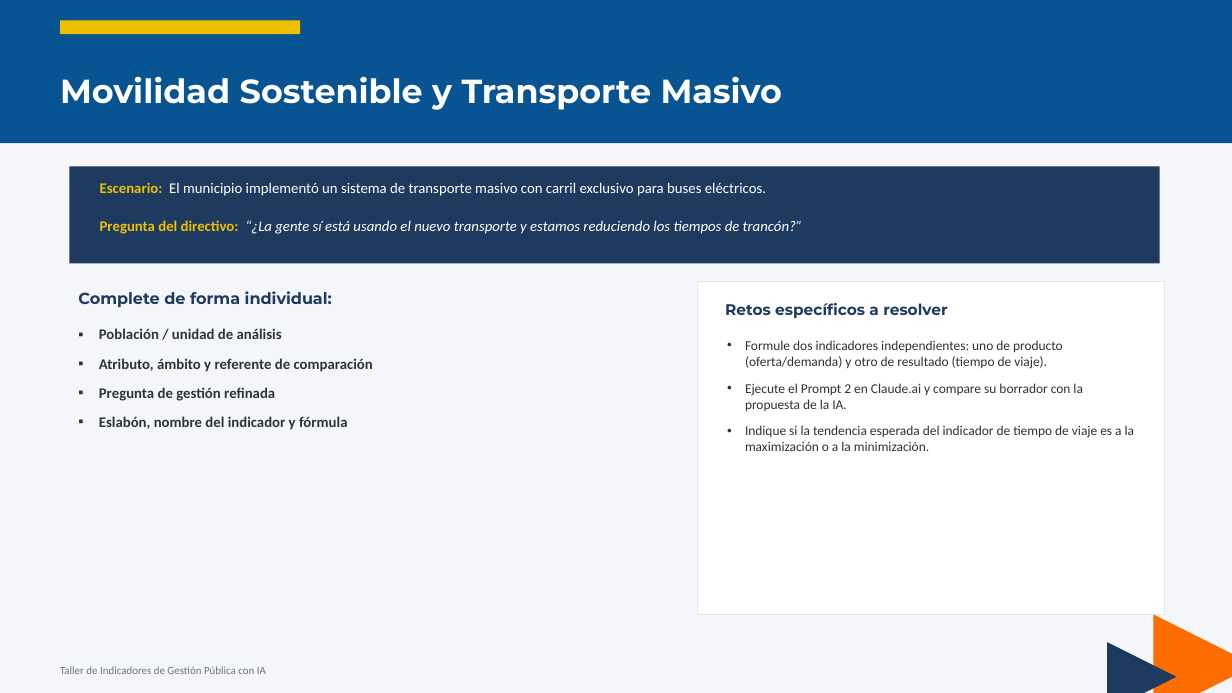
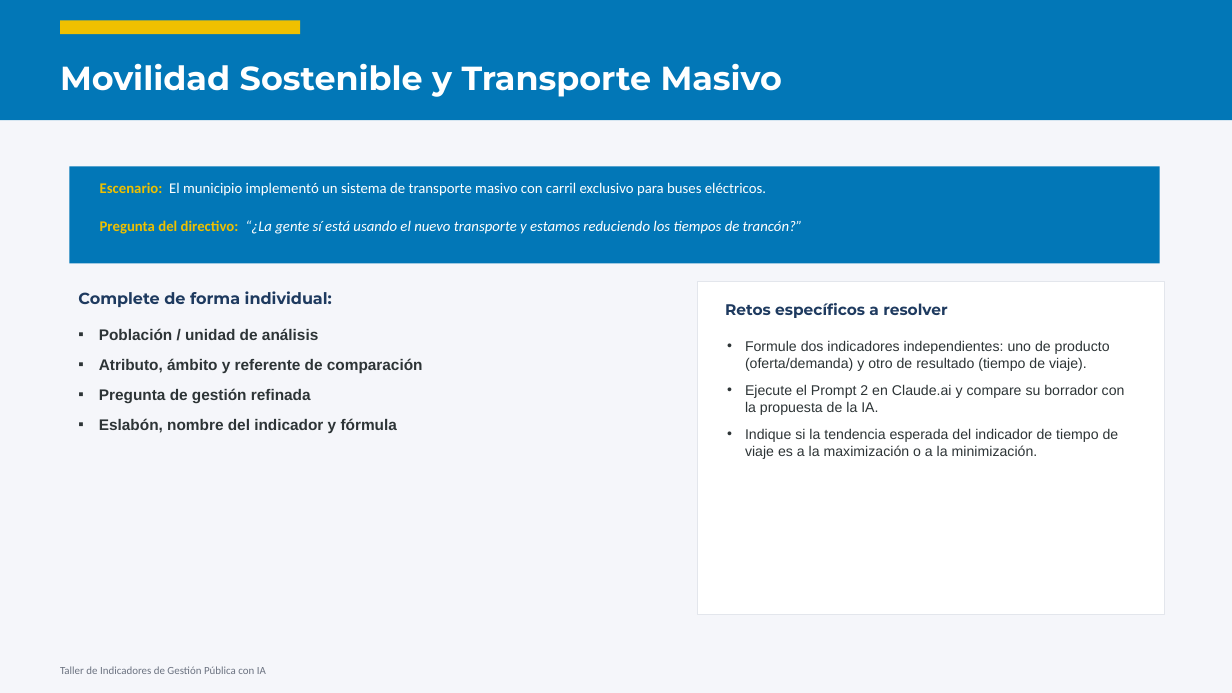
Before and after one commit to smezam-star/Management-Indicators, a slide deck: slide 48 of docs/Taller_Indicadores_Gestion_Publica_IA.pptx (slide 50 before the commit). Drawn at 1232x693 pixels with LibreOffice and Linux fonts; fonts in the diff are those of the drawing. Boxes give left, top, right and bottom in pixels: in the first picture for what was removed or moved away, otherwise in the second. Text is boxed around its words. In the diff, an @@ line names an element or a change of style, - is before the commit and + after.

```diff
--- a/docs/Taller_Indicadores_Gestion_Publica_IA.pptx
+++ b/docs/Taller_Indicadores_Gestion_Publica_IA.pptx
@@ rectangle: place and size @@
-rectangle at (0,0,1232,143)
+rectangle at (0,0,1232,120)
@@ rectangle at (0,0,1232,120): fill #085391 to #0277B7 @@
@@ text "Movilidad Sostenible y Transporte Masivo": place and size @@
-text "Movilidad Sostenible y Transporte Masivo" at (60,76,783,110)
+text "Movilidad Sostenible y Transporte Masivo" at (60,63,783,97)
@@ rectangle at (69,166,1160,263): fill #1E3A5F to #0277B7 @@
@@ text "Población / unidad de análisis" at (99,328,423,433): size 11.5 to 12 pt, font Calibri to Arial @@
@@ text "Formule dos indicadores independientes: uno ..." at (745,340,1125,459): size 10.5 to 11 pt, font Calibri to Arial @@
@@ triangle removed at (1153,615,1232,693) @@
@@ triangle removed at (1107,642,1177,693) @@
```
Also in this commit, not shown: 44 other slides changed, 2 slides added, 6 slides removed, 8 other files.
